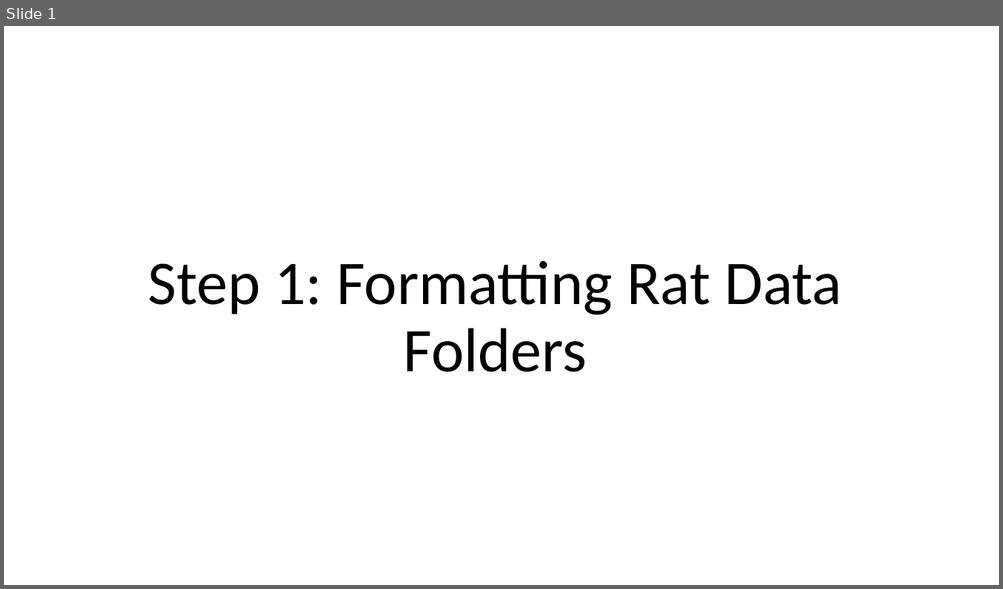
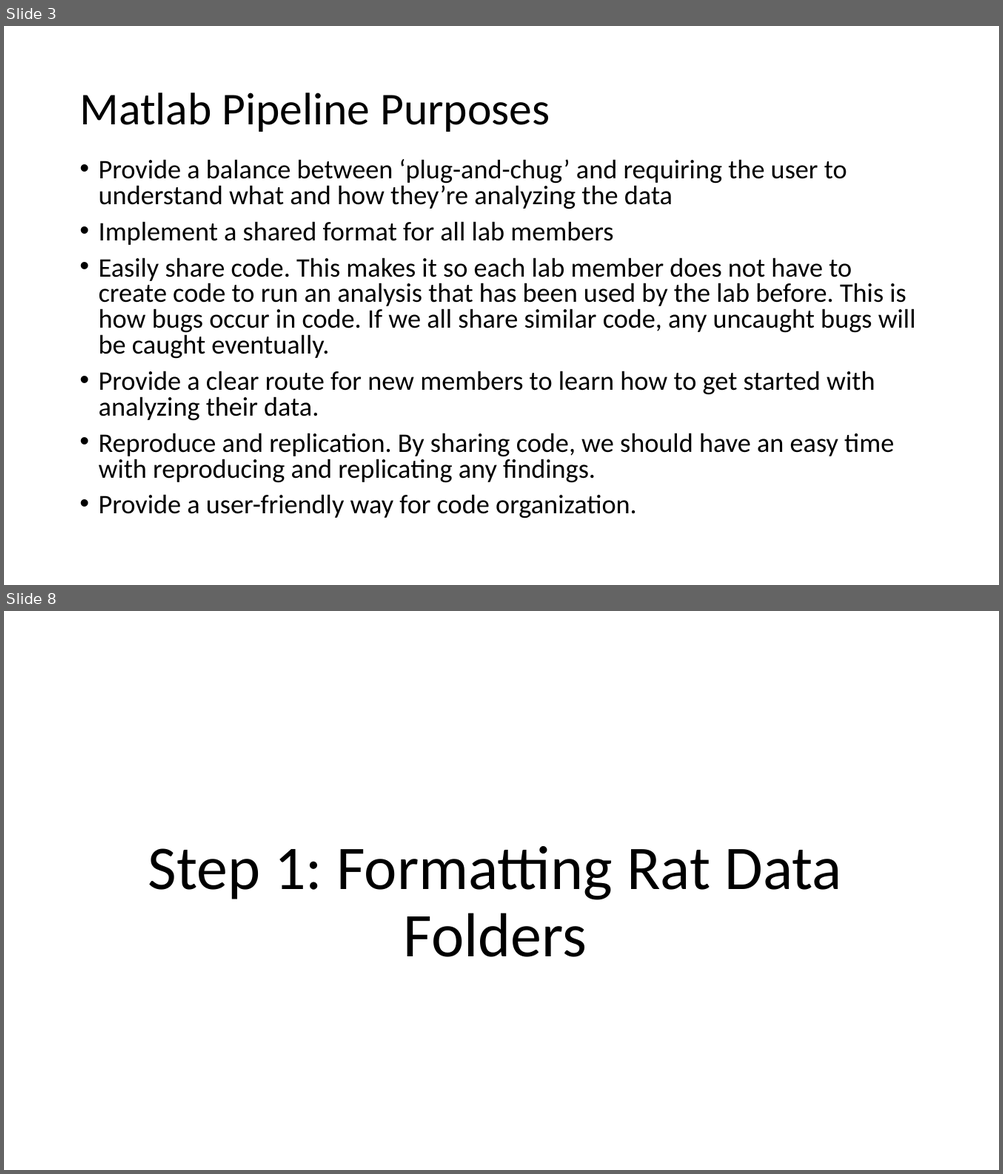
Before and after one commit to GriffinLabCode/GriffinCode, a slide deck: 1. Matlab Pipeline/Using the Matlab Pipeline.pptx. Shown one above the other, each under a label of ours: slide 1 before the commit, slides 3 and 8 after it; the slides between them are not shown. The pictures are 1003x589 and 1003x1174 pixels, drawn with LibreOffice and Linux fonts; fonts in the diff are those of the drawing. Boxes give left, top, right and bottom in pixels: in the first picture for what was removed or moved away, otherwise in the second. Text is boxed around its words. In the diff, an @@ line names an element or a change of style, - is before the commit and + after.

```diff
--- a/1. Matlab Pipeline/Using the Matlab Pipeline.pptx
+++ b/1. Matlab Pipeline/Using the Matlab Pipeline.pptx
@@ slide 3 added at box(4, 26, 999, 585), background #FFFFFF @@
@@ title added at box(79, 93, 549, 132), 44 pt, text #000000 @@
+Matlab Pipeline Purposes
@@ text added at box(99, 159, 916, 519), 25.9 pt, text #000000 @@
+• Provide a balance between ‘plug-and-chug’ and requiring the user to understand what and how they’re analyzing the data
+• Implement a shared format for all lab members
+• Easily share code. This makes it so each lab member does not have to create code to run an analysis that has been used by the lab before. This is how bugs occur in code. If we all share similar code, any uncaught bugs will be caught eventually.
+• Provide a clear route for new members to learn how to get started with analyzing their data.
+• Reproduce and replication. By sharing code, we should have an easy time with reproducing and replicating any findings.
+• Provide a user-friendly way for code organization.
@@ what was slide 1 is now slide 8 @@
```
Also in this commit, not shown: 3 slides changed, 14 other slides added, 34 other files.
